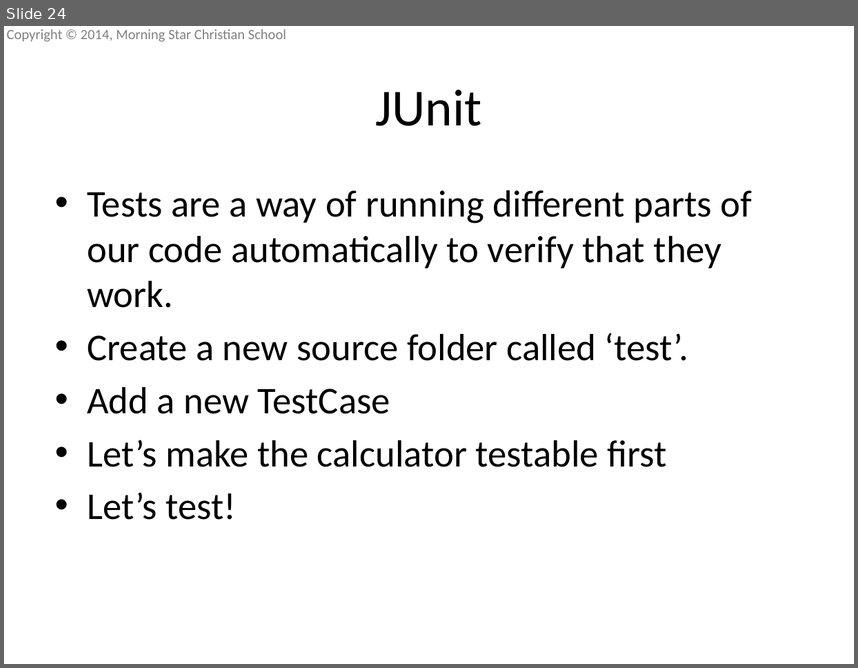
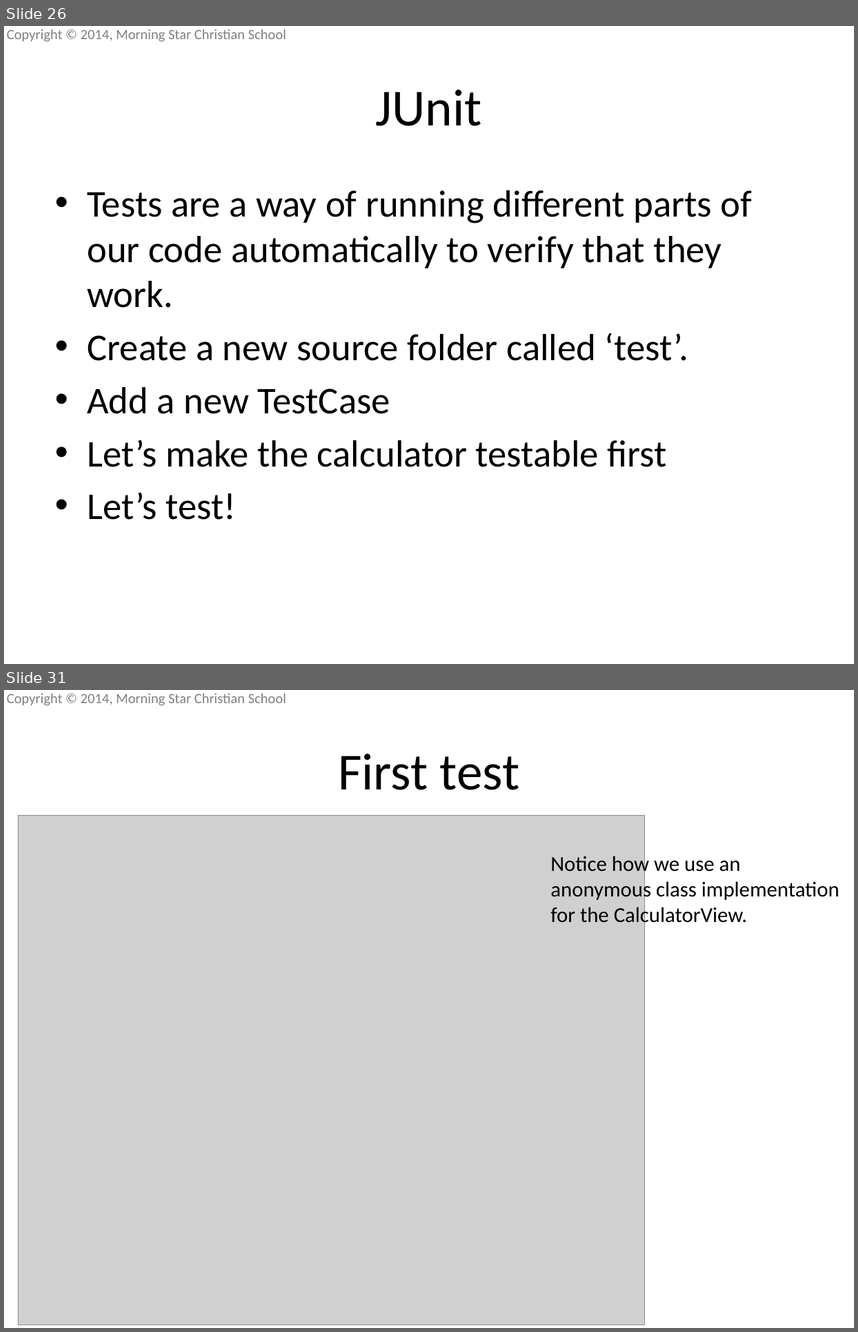
Before and after one commit to mscsbend/presentations, a slide deck: Lesson 3.pptx. Shown one above the other, each under a label of ours: slide 24 before the commit, slides 26 and 31 after it; the slides between them are not shown. The pictures are 858x668 and 858x1332 pixels, drawn with LibreOffice and Linux fonts; fonts in the diff are those of the drawing; grey boxes stand for pictures; background and template pictures are left out. Boxes give left, top, right and bottom in pixels: in the first picture for what was removed or moved away, otherwise in the second. Text is boxed around its words. In the diff, an @@ line names an element or a change of style, - is before the commit and + after.

```diff
--- a/Lesson 3.pptx
+++ b/Lesson 3.pptx
@@ slide 31 added at [4,690,854,1328], background picture (left out); not listed: 1 template element that a slide beside it also shows @@
@@ title added at [338,753,520,790], 44 pt, text #000000 @@
+First test
@@ picture added at [18,815,645,1324] @@
@@ text added at [550,853,840,927], 18 pt, text #000000 @@
+Notice how we use an
+anonymous class implementation
+for the CalculatorView.
@@ what was slide 24 is now slide 26 @@
```
Also in this commit, not shown: 7 slides changed, 7 other slides added.
